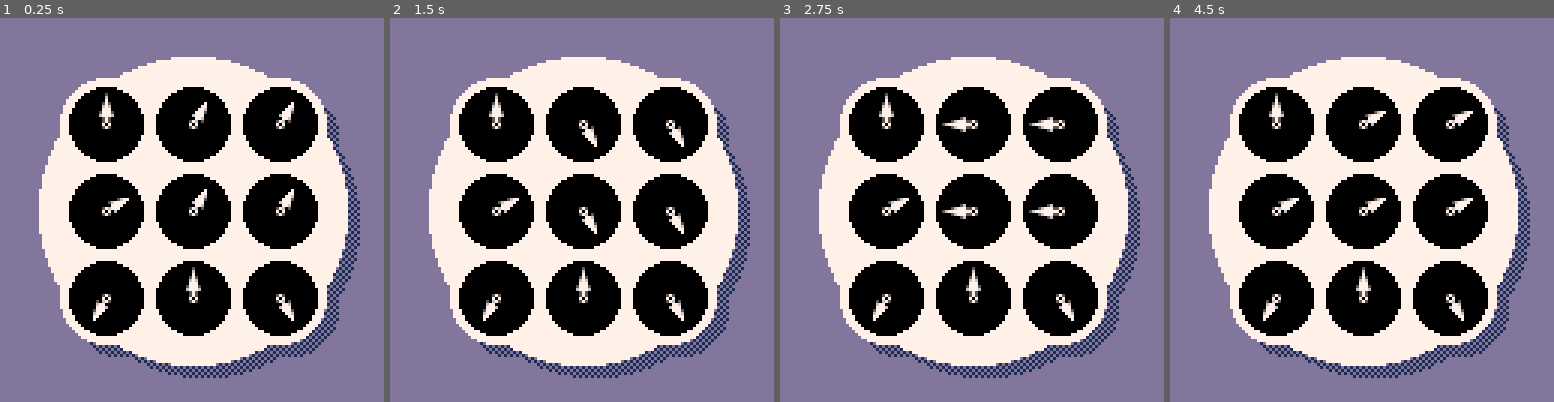
Above: before the commit, frames 1-4 (left to right).
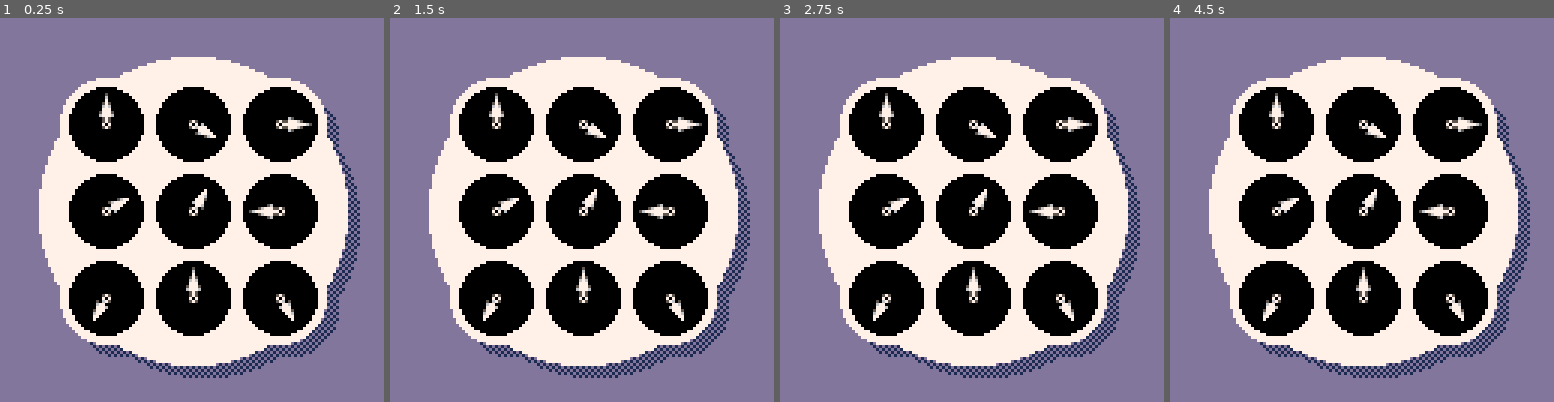
Above: after the commit, the same moments.

Repository: joeyday/pico8-projects
Game: PICO-8 cartridge clock.p8
Same seed, same stepped clock (60 frames per second), same inputs: the game is played once before the commit and once after it.
Inputs:
- Up to frame 1 (0.25 s): no input
- Up to frame 2 (1.5 s): no input
- Up to frame 3 (2.75 s): no input
- Up to frame 4 (4.5 s): no input

The runs differ from the first frame. In frame 1, 0.8% of the frame differs, in the area x 50-82%, y 21-53%; in frame 2, 0.9%, in the area x 50-82%, y 25-57%; in frame 3, 0.8%; in frame 4, 0.9%.

Commit message:
reorganizing

Diff:
--- a/clock.p8
+++ b/clock.p8
@@ -8,6 +8,7 @@
 	facecol=7
 	dialcol=0
 
+	-- constants
 	dx = {}
 	add(dx, cos(0.1666))
 	add(dx, cos(0.0833))
@@ -97,13 +98,18 @@
 end
 
 function _draw()
- for r=0,1 do
+
+end
+
+
+-->8
+-- dials
+--[[ for r=0,1 do
  	for c=-1,0 do
 		 circfill(64+r*d, 64+c*d, 12, dialcol)
 			drawhand(t,64+r*d,64+c*d)
 		end
-	end
-end
+	end ]]
 
 function drawhand(t,x,y)
 	local sx=8
@@ -127,6 +133,49 @@
 
 	sspr(sx,0,21,21,x-10,y-10,21,21,flip_x,flip_y)
 end
+-->8
+-- pins
+
+-->8
+-- trig constants
+angles = {}
+
+a=0.16666 --starting
+
+for i=1,12 do
+	local angle={}
+
+	-- defaults
+	angle.a=a
+	angle.sx=8
+	angle.fx=false
+	angle.fy=false
+
+	-- sprite x coord
+	if i==1 or i==5 or i==7 or i==11 then
+		angle.sx=32
+	elseif i==2 or i==4 or i==8 or i==10 then
+		angle.sx=56
+	elseif i==3 or i==9 then
+		angle.sx=80
+	end
+
+	-- sprite mirror toggles
+	if i>=7 and i<=11 then
+		angle.fx=true
+	end
+	if i>=4 and i<=8 then
+		angle.fy=true
+	end
+
+	add(angles, angle)
+
+	a-=0.08333
+	if a<0 then
+		a=0.91666
+	end
+end
+
 __gfx__
 00000000000000000050000000000000000000000000000000000000000000000000000000000000000000000000000000000000000000000000000000000000
 00000000000000000060000000000000000000000000000000000000000000000000000000000000000000000000000000000000000000000000000000000000
